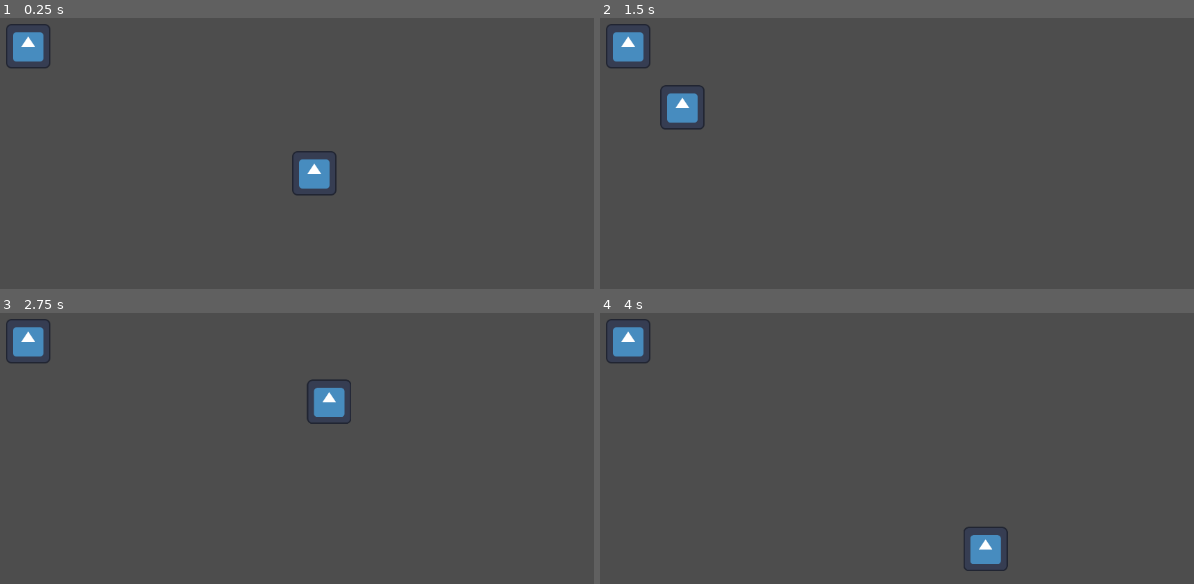
Above: before the commit, frames 1-4 (two rows, left to right).
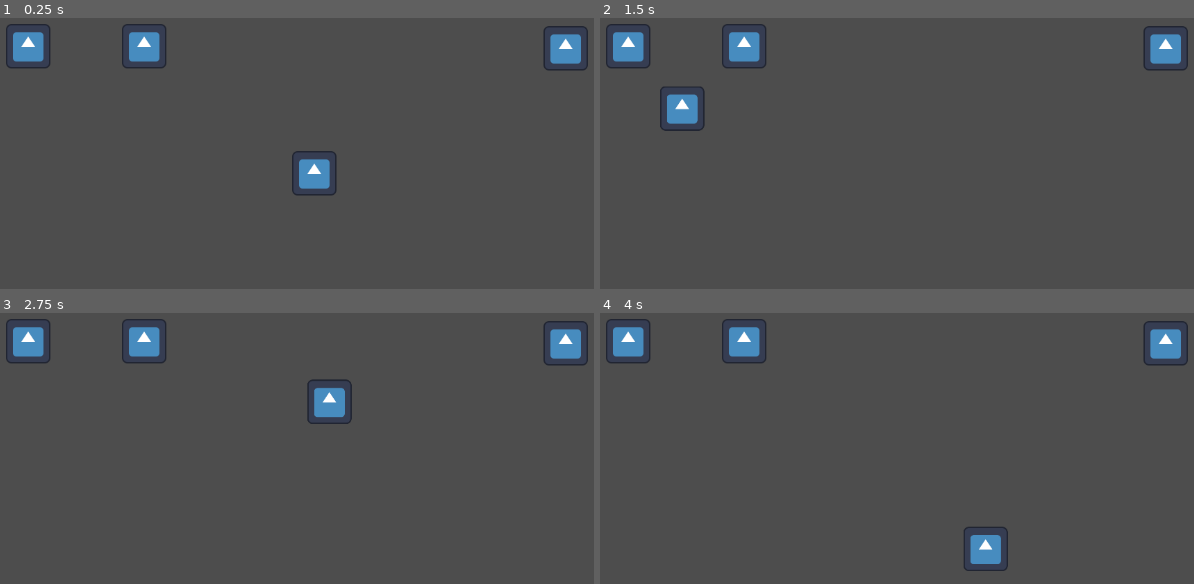
Above: after the commit, the same moments.

Repository: SalarymanDev/piratejam-15
Game: Godot game, scene res://Scenes/Levels/Playgrounds/roberts_playground.tscn
Same seed, same stepped clock (60 frames per second), same inputs: the game is played once before the commit and once after it. This scene is started directly instead of the project's main scene. The engine's default icon, where the game draws it, is replaced by a stand-in: a white triangle on a blue panel in a dark square. Sound files missing from this copy of the repository are replaced by a short silence.
Inputs (mouse positions are in pixels of both pictures, inside the frame that each line leads up to):
- Up to frame 1 (0.25 s): no input
- Up to frame 2 (1.5 s): tap Enter at 0.5 s; move the mouse to (629, 45) at 0.52 s; click (629, 45) at 0.67 s; move the mouse to (754, 196) at 1.27 s; click (754, 196) at 1.42 s
- Up to frame 3 (2.75 s): move the mouse to (392, 369) at 2.02 s; click (392, 369) at 2.17 s
- Up to frame 4 (4 s): move the mouse to (873, 559) at 2.77 s; click (873, 559) at 2.92 s; move the mouse to (1152, 535) at 3.52 s; click (1152, 535) at 3.67 s

The runs differ from the first frame. In frame 1, 1.5% of the frame differs, in the area x 20-99%, y 2-20%; in frame 2, 1.6%, in the area x 10-99%, y 2-42%; in frame 3, 1.5%; in frame 4, 1.5%.

Commit message:
Implemented WasteBin & Added Sounds FX

Diff:
--- /dev/null
+++ b/Components/Audio/AudioComponent.gd
@@ -0,0 +1,15 @@
+extends Node2D
+class_name AudioComponent
+
+@export var audio_clips: Array[AudioStream]
+
+@onready var audio_player: AudioStreamPlayer2D = $AudioStreamPlayer2D
+
+var _rng := RandomNumberGenerator.new()
+
+func _ready() -> void:
+	assert(audio_clips.size() > 0)
+
+func play() -> void:
+	audio_player.stream = audio_clips[_rng.randi_range(0, audio_clips.size() - 1)]
+	audio_player.play()
--- /dev/null
+++ b/Components/Audio/AudioComponent.tscn
@@ -0,0 +1,8 @@
+[gd_scene load_steps=2 format=3 uid="uid://dq3e1l424jqhp"]
+
+[ext_resource type="Script" path="res://Components/Audio/AudioComponent.gd" id="1_t8rad"]
+
+[node name="AudioComponent" type="Node2D"]
+script = ExtResource("1_t8rad")
+
+[node name="AudioStreamPlayer2D" type="AudioStreamPlayer2D" parent="."]
--- a/Components/Carry/CarryComponent.gd
+++ b/Components/Carry/CarryComponent.gd
@@ -3,8 +3,9 @@
 
 @onready var sprite: Sprite2D = $Sprite2D
 
-var _current_item: IngredientResource
+var _current_item: ItemResource
 var _pickup_in_range: PickUpComponent
+var _dropoff_in_range: DropOffComponent
 
 func pickup() -> void:
 	if !_pickup_in_range:
@@ -16,16 +17,29 @@
 	_current_item = _pickup_in_range.pickup()
 	_update_sprite()
 
-
-func drop() -> void:
-	pass
+func dropoff() -> void:
+	if !_dropoff_in_range:
+		return
+	if !_current_item:
+		return
+	if _dropoff_in_range.dropoff(_current_item):
+		_current_item = null
+		_update_sprite()
 
 func _update_sprite() -> void:
-	if _current_item.texture:
+	if !_current_item:
+		sprite.texture = null
+	elif _current_item.texture:
 		sprite.texture = _current_item.texture
 
 func _on_area_entered(area: Area2D) -> void:
-	_pickup_in_range = area
+	if area is PickUpComponent:
+		_pickup_in_range = area
+	elif area is DropOffComponent:
+		_dropoff_in_range = area
 
-func _on_area_exited(_area: Area2D) -> void:
-	_pickup_in_range = null
+func _on_area_exited(area: Area2D) -> void:
+	if area is PickUpComponent:
+		_pickup_in_range = null
+	elif area is DropOffComponent:
+		_dropoff_in_range = null
--- a/Components/Carry/CarryComponent.tscn
+++ b/Components/Carry/CarryComponent.tscn
@@ -4,7 +4,7 @@
 
 [node name="CarryComponent" type="Area2D"]
 collision_layer = 0
-collision_mask = 4
+collision_mask = 12
 monitorable = false
 script = ExtResource("1_xewpf")
 
--- /dev/null
+++ b/Components/DropOff/DropOffComponent.gd
@@ -0,0 +1,16 @@
+extends Area2D
+class_name DropOffComponent
+
+@export var takes_ingredients_component: TakesIngredientComponent
+
+signal drop_off_event(item: ItemResource)
+
+func _ready() -> void:
+	assert(takes_ingredients_component)
+
+func dropoff(item: ItemResource) -> bool:
+	if item is IngredientResource:
+		if takes_ingredients_component.can_take(item as IngredientResource):
+			emit_signal(drop_off_event.get_name(), item)
+			return true
+	return false
--- /dev/null
+++ b/Components/DropOff/DropOffComponent.tscn
@@ -0,0 +1,9 @@
+[gd_scene load_steps=2 format=3 uid="uid://bxqdllqah4k3u"]
+
+[ext_resource type="Script" path="res://Components/DropOff/DropOffComponent.gd" id="1_uoaxb"]
+
+[node name="DropOffComponent" type="Area2D"]
+collision_layer = 8
+collision_mask = 0
+monitoring = false
+script = ExtResource("1_uoaxb")
--- a/Components/FootstepsComponent/FootstepsComponent.gd
+++ b/Components/Footsteps/FootstepsComponent.gd
@@ -2,7 +2,7 @@
 class_name FootstepsComponent
 
 @export var character: CharacterBody2D
-@export var sound_clips: Array[AudioStream]
+@export var audio_clips: Array[AudioStream]
 
 @onready var audio_player: AudioStreamPlayer2D = $AudioStreamPlayer2D
 
@@ -10,7 +10,11 @@
 var _is_moving := false
 
 func _ready() -> void:
-	audio_player.stream = sound_clips[_rng.randi_range(0, sound_clips.size() - 1)]
+	assert(audio_clips.size() > 0)
+
+func _play() -> void:
+	audio_player.stream = audio_clips[_rng.randi_range(0, audio_clips.size() - 1)]
+	audio_player.play()
 
 func _physics_process(_delta: float) -> void:
 	var previous_is_moving := _is_moving
@@ -19,7 +23,7 @@
 		return
 
 	if _is_moving:
-		audio_player.play()
+		_play()
 	else:
 		audio_player.stop()
 
@@ -27,5 +31,4 @@
 func _on_audio_stream_player_2d_finished() -> void:
 	if !_is_moving:
 		return
-	audio_player.stream = sound_clips[_rng.randi_range(0, sound_clips.size() - 1)]
-	audio_player.play()
+	_play()
--- a/Components/FootstepsComponent/FootstepsComponent.tscn
+++ b/Components/Footsteps/FootstepsComponent.tscn
@@ -1,6 +1,6 @@
 [gd_scene load_steps=12 format=3 uid="uid://bke6kyhmr22p2"]
 
-[ext_resource type="Script" path="res://Components/FootstepsComponent/FootstepsComponent.gd" id="1_54uyx"]
+[ext_resource type="Script" path="res://Components/Footsteps/FootstepsComponent.gd" id="1_54uyx"]
 [ext_resource type="AudioStream" uid="uid://cm0dp2tj8mh0r" path="res://Assets/Audio/Footsteps/footstep_concrete_land_01.wav" id="2_5lk2f"]
 [ext_resource type="AudioStream" uid="uid://4uf5golkhpi6" path="res://Assets/Audio/Footsteps/footstep_concrete_land_02.wav" id="3_6objq"]
 [ext_resource type="AudioStream" uid="uid://qseyl3qw2ad6" path="res://Assets/Audio/Footsteps/footstep_concrete_land_03.wav" id="4_bx7ay"]
@@ -14,7 +14,7 @@
 
 [node name="FootstepsComponent" type="Node2D"]
 script = ExtResource("1_54uyx")
-sound_clips = Array[AudioStream]([ExtResource("2_5lk2f"), ExtResource("3_6objq"), ExtResource("4_bx7ay"), ExtResource("5_rtcwh"), ExtResource("6_43syy"), ExtResource("7_qgxrj"), ExtResource("8_f0m3b"), ExtResource("9_4uoq8"), ExtResource("10_fq04k"), ExtResource("11_ooe15")])
+audio_clips = Array[AudioStream]([ExtResource("2_5lk2f"), ExtResource("3_6objq"), ExtResource("4_bx7ay"), ExtResource("5_rtcwh"), ExtResource("6_43syy"), ExtResource("7_qgxrj"), ExtResource("8_f0m3b"), ExtResource("9_4uoq8"), ExtResource("10_fq04k"), ExtResource("11_ooe15")])
 
 [node name="AudioStreamPlayer2D" type="AudioStreamPlayer2D" parent="."]
 
--- a/Components/Interact/InteractComponent.gd
+++ /dev/null
@@ -1,17 +0,0 @@
-extends Area2D
-class_name InteractComponent
-
-var interactable_in_range: InteractableComponent
-
-func interact() -> void:
-	if !interactable_in_range:
-		return
-	interactable_in_range.interact()
-
-
-func _on_area_entered(area: Area2D) -> void:
-	interactable_in_range = area
-
-
-func _on_area_exited(_area: Area2D) -> void:
-	interactable_in_range = null
--- a/Components/Interact/InteractComponent.tscn
+++ /dev/null
@@ -1,12 +0,0 @@
-[gd_scene load_steps=2 format=3 uid="uid://dfw07hfl3c3p0"]
-
-[ext_resource type="Script" path="res://Components/Interact/InteractComponent.gd" id="1_2oi3f"]
-
-[node name="InteractComponent" type="Area2D"]
-collision_layer = 0
-collision_mask = 8
-monitorable = false
-script = ExtResource("1_2oi3f")
-
-[connection signal="area_entered" from="." to="." method="_on_area_entered"]
-[connection signal="area_exited" from="." to="." method="_on_area_exited"]
--- a/Components/Interactable/InteractableComponent.gd
+++ /dev/null
@@ -1,7 +0,0 @@
-extends Area2D
-class_name InteractableComponent
-
-signal interacted
-
-func interact() -> void:
-	emit_signal(interacted.get_name())
--- a/Components/Interactable/InteractableComponent.tscn
+++ /dev/null
@@ -1,9 +0,0 @@
-[gd_scene load_steps=2 format=3 uid="uid://c7mq33jnyrhfh"]
-
-[ext_resource type="Script" path="res://Components/Interactable/InteractableComponent.gd" id="1_ckaym"]
-
-[node name="InteractableComponent" type="Area2D"]
-collision_layer = 8
-collision_mask = 0
-monitoring = false
-script = ExtResource("1_ckaym")
--- a/Components/PickUpComponent/PickUpComponent.gd
+++ b/Components/PickUpComponent/PickUpComponent.gd
@@ -2,6 +2,7 @@
 class_name PickUpComponent
 
 @export var item_component: ItemComponent
+@export var is_swappable: bool = true
 
 signal picked_up_event
 signal item_swapped_event(new_item: ItemResource)
@@ -11,6 +12,8 @@
 	return item_component.item
 
 func swap(new_item: ItemResource) -> ItemResource:
+	if !is_swappable:
+		return new_item
 	var old_item := item_component.item
 	emit_signal(item_swapped_event.get_name(), new_item)
 	return old_item
--- /dev/null
+++ b/Components/TakesIngredients/TakesIngredientsComponent.gd
@@ -0,0 +1,18 @@
+extends Node2D
+class_name TakesIngredientComponent
+
+@export var destroy: bool = false
+@export var takes_ingredients: Array[IngredientResource]
+
+var _ingredients: Array[IngredientResource] = []
+
+func can_take(ingredient: IngredientResource) -> bool:
+	return !_ingredients.has(ingredient)
+
+func take(ingredient: IngredientResource) -> bool:
+	if destroy:
+		return true
+	if !can_take(ingredient):
+		return false
+	_ingredients.append(ingredient)
+	return true
--- /dev/null
+++ b/Components/TakesIngredients/TakesIngredientsComponent.tscn
@@ -0,0 +1,6 @@
+[gd_scene load_steps=2 format=3 uid="uid://ccfrus2lxbs5j"]
+
+[ext_resource type="Script" path="res://Components/TakesIngredients/TakesIngredientsComponent.gd" id="1_28dns"]
+
+[node name="TakesIngredientsComponent" type="Node2D"]
+script = ExtResource("1_28dns")
--- a/Resources/MandrakeRoot.tres
+++ b/Resources/MandrakeRoot.tres
@@ -5,7 +5,7 @@
 
 [resource]
 script = ExtResource("1_o0c2e")
-ingredient = 0
+ingredient = 4
 name = "Mandrake Root"
 description = ""
 texture = ExtResource("1_xg1u2")
--- a/Resources/Salt.tres
+++ b/Resources/Salt.tres
@@ -5,7 +5,7 @@
 
 [resource]
 script = ExtResource("1_jscjs")
-ingredient = 4
+ingredient = 16
 name = "Salt"
 description = "Something salty"
 texture = ExtResource("1_gbive")
--- /dev/null
+++ b/Resources/Water.tres
@@ -0,0 +1,11 @@
+[gd_resource type="Resource" script_class="IngredientResource" load_steps=3 format=3 uid="uid://c7eflg5t1nlmg"]
+
+[ext_resource type="Script" path="res://Scripts/IngredientResource.gd" id="1_quf8l"]
+[ext_resource type="Texture2D" uid="uid://dbff6l4k40kql" path="res://Assets/icon.svg" id="2_mwnt4"]
+
+[resource]
+script = ExtResource("1_quf8l")
+ingredient = 0
+name = "Water"
+description = "Makes things wet."
+texture = ExtResource("2_mwnt4")
--- /dev/null
+++ b/Resources/Wood.tres
@@ -0,0 +1,11 @@
+[gd_resource type="Resource" script_class="IngredientResource" load_steps=3 format=3 uid="uid://jxfx54rchjc2"]
+
+[ext_resource type="Script" path="res://Scripts/IngredientResource.gd" id="1_r6o5a"]
+[ext_resource type="Texture2D" uid="uid://dbff6l4k40kql" path="res://Assets/icon.svg" id="2_xktdy"]
+
+[resource]
+script = ExtResource("1_r6o5a")
+ingredient = 2
+name = "Wood"
+description = "Burns pretty well."
+texture = ExtResource("2_xktdy")
--- a/Scenes/Characters/Player/Player.gd
+++ b/Scenes/Characters/Player/Player.gd
@@ -1,13 +1,12 @@
 extends CharacterBody2D
 
 @onready var navigation_component: NavigationComponent = $NavigationComponent
-@onready var interact_component: InteractComponent = $InteractComponent
 @onready var carry_component: CarryComponent = $CarryComponent
 
 enum Actions {
 	Move,
-	Interact,
 	Pickup,
+	DropOff,
 }
 
 var current_action: Actions = Actions.Move
@@ -25,10 +24,11 @@
 
 	if MouseManager.has_target():
 		var target: Node2D = MouseManager.get_target()
-		var interactable_component: InteractableComponent = target.find_child("InteractableComponent")
-		if interactable_component:
-			current_action = Actions.Interact
-			navigation_component.target_position = interactable_component.global_position
+
+		var dropoff_component: DropOffComponent = target.find_child("DropOffComponent")
+		if dropoff_component:
+			current_action = Actions.DropOff
+			navigation_component.target_position = dropoff_component.global_position
 			return
 
 		var pickup_component: PickUpComponent = target.find_child("PickUpComponent")
@@ -45,8 +45,8 @@
 	match current_action:
 		Actions.Move:
 			return
-		Actions.Interact:
-			interact_component.interact()
+		Actions.DropOff:
+			carry_component.dropoff()
 			return
 		Actions.Pickup:
 			carry_component.pickup()
--- a/Scenes/Characters/Player/Player.tscn
+++ b/Scenes/Characters/Player/Player.tscn
@@ -1,18 +1,14 @@
-[gd_scene load_steps=11 format=3 uid="uid://vax5lodmmg32"]
+[gd_scene load_steps=9 format=3 uid="uid://vax5lodmmg32"]
 
 [ext_resource type="Script" path="res://Scenes/Characters/Player/Player.gd" id="1_s103t"]
 [ext_resource type="Texture2D" uid="uid://dbff6l4k40kql" path="res://Assets/icon.svg" id="1_xqthd"]
 [ext_resource type="PackedScene" uid="uid://c755fytkpll47" path="res://Components/Navigation/NavigationComponent.tscn" id="2_h3dnl"]
 [ext_resource type="PackedScene" uid="uid://c8u7rgo3wcuap" path="res://Components/ZIndex/ZIndexComponent.tscn" id="4_dhsgm"]
-[ext_resource type="PackedScene" uid="uid://dfw07hfl3c3p0" path="res://Components/Interact/InteractComponent.tscn" id="5_n7gw1"]
-[ext_resource type="PackedScene" uid="uid://bke6kyhmr22p2" path="res://Components/FootstepsComponent/FootstepsComponent.tscn" id="6_bip3d"]
+[ext_resource type="PackedScene" uid="uid://bke6kyhmr22p2" path="res://Components/Footsteps/FootstepsComponent.tscn" id="5_osyoa"]
 [ext_resource type="PackedScene" uid="uid://8l2i7tg7bfud" path="res://Components/Carry/CarryComponent.tscn" id="7_81dmu"]
 
 [sub_resource type="CircleShape2D" id="CircleShape2D_2cp0n"]
 radius = 35.0
-
-[sub_resource type="CircleShape2D" id="CircleShape2D_sf4cs"]
-radius = 34.2345
 
 [sub_resource type="CircleShape2D" id="CircleShape2D_lm263"]
 radius = 54.0093
@@ -39,12 +35,7 @@
 [node name="ZIndexComponent" parent="." instance=ExtResource("4_dhsgm")]
 is_static = false
 
-[node name="InteractComponent" parent="." instance=ExtResource("5_n7gw1")]
-
-[node name="CollisionShape2D" type="CollisionShape2D" parent="InteractComponent"]
-shape = SubResource("CircleShape2D_sf4cs")
-
-[node name="FootstepsComponent" parent="." node_paths=PackedStringArray("character") instance=ExtResource("6_bip3d")]
+[node name="FootstepsComponent" parent="." node_paths=PackedStringArray("character") instance=ExtResource("5_osyoa")]
 character = NodePath("..")
 
 [node name="CarryComponent" parent="." instance=ExtResource("7_81dmu")]
--- a/Scenes/Equipment/IngredientSpawner/IngredientSpawner.gd
+++ b/Scenes/Equipment/IngredientSpawner/IngredientSpawner.gd
@@ -3,8 +3,10 @@
 
 @export var ingredient: IngredientResource
 @export var texture: Texture2D
+@export var audio_clips: Array[AudioStream]
 
 @onready var item_component: ItemComponent = $ItemComponent
+@onready var audio_component: AudioComponent = $AudioComponent
 @onready var sprite: Sprite2D = $Sprite2D
 
 func _ready() -> void:
@@ -12,9 +14,14 @@
 		item_component.item = ingredient
 	if texture:
 		sprite.texture = texture
+	if audio_clips:
+		audio_component.audio_clips = audio_clips
 
 func _process(_delta: float) -> void:
 	if not Engine.is_editor_hint():
 		return
 	if sprite.texture != texture:
 		sprite.texture = texture
+
+func _on_picked_up_event() -> void:
+	audio_component.play()
--- a/Scenes/Equipment/IngredientSpawner/IngredientSpawner.tscn
+++ b/Scenes/Equipment/IngredientSpawner/IngredientSpawner.tscn
@@ -1,10 +1,15 @@
-[gd_scene load_steps=9 format=3 uid="uid://i8qelg4ew3me"]
+[gd_scene load_steps=14 format=3 uid="uid://i8qelg4ew3me"]
 
 [ext_resource type="Script" path="res://Scenes/Equipment/IngredientSpawner/IngredientSpawner.gd" id="1_kx42m"]
 [ext_resource type="PackedScene" uid="uid://kp38v1bep0br" path="res://Components/Clickable/ClickableComponent.tscn" id="3_yv8nr"]
 [ext_resource type="PackedScene" uid="uid://c8u7rgo3wcuap" path="res://Components/ZIndex/ZIndexComponent.tscn" id="4_f0v16"]
+[ext_resource type="PackedScene" uid="uid://dq3e1l424jqhp" path="res://Components/Audio/AudioComponent.tscn" id="6_6w6ge"]
 [ext_resource type="PackedScene" uid="uid://bmqjfcq75klgl" path="res://Components/PickUpComponent/PickUpComponent.tscn" id="6_bk5or"]
 [ext_resource type="PackedScene" uid="uid://ct1u42fmqi8je" path="res://Components/Item/ItemComponent.tscn" id="6_pf1xn"]
+[ext_resource type="AudioStream" uid="uid://c477w32xyxrp3" path="res://Assets/Audio/Pickup/Voice Approve 1.mp3" id="7_e6anw"]
+[ext_resource type="AudioStream" uid="uid://c18ej5t3j318i" path="res://Assets/Audio/Pickup/Voice Approve 2.mp3" id="8_3qu16"]
+[ext_resource type="AudioStream" uid="uid://csjpnggyaespi" path="res://Assets/Audio/Pickup/Voice Approve 4.mp3" id="9_luoah"]
+[ext_resource type="AudioStream" uid="uid://olyvpg6sd8ji" path="res://Assets/Audio/Pickup/Voice Approve 5.mp3" id="10_ds5oq"]
 
 [sub_resource type="RectangleShape2D" id="RectangleShape2D_flrha"]
 size = Vector2(65, 13)
@@ -35,9 +40,15 @@
 [node name="ItemComponent" parent="." instance=ExtResource("6_pf1xn")]
 
 [node name="PickUpComponent" parent="." node_paths=PackedStringArray("item_component") instance=ExtResource("6_bk5or")]
-position = Vector2(0, 43)
+position = Vector2(2.08165e-12, 45)
 item_component = NodePath("../ItemComponent")
+is_swappable = false
 
 [node name="CollisionShape2D" type="CollisionShape2D" parent="PickUpComponent"]
 position = Vector2(2.08165e-12, 2.08165e-12)
 shape = SubResource("CircleShape2D_0mwnx")
+
+[node name="AudioComponent" parent="." instance=ExtResource("6_6w6ge")]
+audio_clips = Array[AudioStream]([ExtResource("7_e6anw"), ExtResource("8_3qu16"), ExtResource("9_luoah"), ExtResource("10_ds5oq")])
+
+[connection signal="picked_up_event" from="PickUpComponent" to="." method="_on_picked_up_event"]
--- /dev/null
+++ b/Scenes/Equipment/WasteBin/WasteBin.tscn
@@ -0,0 +1,43 @@
+[gd_scene load_steps=10 format=3 uid="uid://dcdulbgx7vrmp"]
+
+[ext_resource type="Texture2D" uid="uid://dbff6l4k40kql" path="res://Assets/icon.svg" id="1_08phf"]
+[ext_resource type="PackedScene" uid="uid://ccfrus2lxbs5j" path="res://Components/TakesIngredients/TakesIngredientsComponent.tscn" id="2_fsn1q"]
+[ext_resource type="Resource" uid="uid://c7eflg5t1nlmg" path="res://Resources/Water.tres" id="3_askji"]
+[ext_resource type="Resource" uid="uid://jxfx54rchjc2" path="res://Resources/Wood.tres" id="4_vg5xj"]
+[ext_resource type="PackedScene" uid="uid://bxqdllqah4k3u" path="res://Components/DropOff/DropOffComponent.tscn" id="5_ghsf5"]
+[ext_resource type="PackedScene" uid="uid://kp38v1bep0br" path="res://Components/Clickable/ClickableComponent.tscn" id="6_0j8fe"]
+
+[sub_resource type="RectangleShape2D" id="RectangleShape2D_rsmjj"]
+size = Vector2(65, 13)
+
+[sub_resource type="CircleShape2D" id="CircleShape2D_1wxfm"]
+radius = 20.0
+
+[sub_resource type="RectangleShape2D" id="RectangleShape2D_ix467"]
+size = Vector2(60, 60)
+
+[node name="WasteBin" type="StaticBody2D"]
+
+[node name="Sprite2D" type="Sprite2D" parent="."]
+scale = Vector2(0.5, 0.5)
+texture = ExtResource("1_08phf")
+
+[node name="CollisionShape2D" type="CollisionShape2D" parent="."]
+position = Vector2(0, 0.5)
+shape = SubResource("RectangleShape2D_rsmjj")
+
+[node name="TakesIngredientsComponent" parent="." instance=ExtResource("2_fsn1q")]
+destroy = true
+takes_ingredients = Array[Resource("res://Scripts/IngredientResource.gd")]([ExtResource("3_askji"), ExtResource("4_vg5xj")])
+
+[node name="DropOffComponent" parent="." node_paths=PackedStringArray("takes_ingredients_component") instance=ExtResource("5_ghsf5")]
+position = Vector2(2.08165e-12, 45)
+takes_ingredients_component = NodePath("../TakesIngredientsComponent")
+
+[node name="CollisionShape2D" type="CollisionShape2D" parent="DropOffComponent"]
+shape = SubResource("CircleShape2D_1wxfm")
+
+[node name="ClickableComponent" parent="." instance=ExtResource("6_0j8fe")]
+
+[node name="CollisionShape2D" type="CollisionShape2D" parent="ClickableComponent"]
+shape = SubResource("RectangleShape2D_ix467")
--- a/Scenes/Levels/Playgrounds/roberts_playground.tscn
+++ b/Scenes/Levels/Playgrounds/roberts_playground.tscn
@@ -1,13 +1,24 @@
-[gd_scene load_steps=7 format=3 uid="uid://cl8ci2gqvsxgy"]
+[gd_scene load_steps=18 format=3 uid="uid://cl8ci2gqvsxgy"]
 
 [ext_resource type="PackedScene" uid="uid://i8qelg4ew3me" path="res://Scenes/Equipment/IngredientSpawner/IngredientSpawner.tscn" id="1_6rkv5"]
 [ext_resource type="PackedScene" uid="uid://vax5lodmmg32" path="res://Scenes/Characters/Player/Player.tscn" id="1_p1yvi"]
+[ext_resource type="Resource" uid="uid://c7eflg5t1nlmg" path="res://Resources/Water.tres" id="2_byf1s"]
 [ext_resource type="Texture2D" uid="uid://dbff6l4k40kql" path="res://Assets/icon.svg" id="3_b03pp"]
-[ext_resource type="Resource" uid="uid://drq72ptn3p5qi" path="res://Resources/Salt.tres" id="4_nfqsn"]
+[ext_resource type="AudioStream" uid="uid://6new5iw0ls2p" path="res://Assets/Audio/Water/Potion - Use 4.mp3" id="4_335nv"]
+[ext_resource type="Resource" uid="uid://jxfx54rchjc2" path="res://Resources/Wood.tres" id="4_wf4qe"]
+[ext_resource type="AudioStream" uid="uid://dnqiei5ha5vtv" path="res://Assets/Audio/Water/Potion - Use 5.mp3" id="5_l64tn"]
+[ext_resource type="AudioStream" uid="uid://c5kvoixcipgrx" path="res://Assets/Audio/Water/Potion - Use 7.mp3" id="6_i3r5l"]
+[ext_resource type="AudioStream" uid="uid://brad86wgmqlrn" path="res://Assets/Audio/Water/Potion - Use 8.mp3" id="7_mlio6"]
+[ext_resource type="AudioStream" uid="uid://ckowa560vqcxd" path="res://Assets/Audio/Water/Potion - Use 9.mp3" id="8_4j7jg"]
+[ext_resource type="AudioStream" uid="uid://c477w32xyxrp3" path="res://Assets/Audio/Pickup/Voice Approve 1.mp3" id="10_6wjal"]
+[ext_resource type="AudioStream" uid="uid://c18ej5t3j318i" path="res://Assets/Audio/Pickup/Voice Approve 2.mp3" id="11_4y58v"]
+[ext_resource type="AudioStream" uid="uid://csjpnggyaespi" path="res://Assets/Audio/Pickup/Voice Approve 4.mp3" id="12_qpgew"]
+[ext_resource type="AudioStream" uid="uid://olyvpg6sd8ji" path="res://Assets/Audio/Pickup/Voice Approve 5.mp3" id="13_0wbd7"]
+[ext_resource type="PackedScene" uid="uid://dcdulbgx7vrmp" path="res://Scenes/Equipment/WasteBin/WasteBin.tscn" id="14_5f5si"]
 
 [sub_resource type="NavigationPolygon" id="NavigationPolygon_jmj5o"]
-vertices = PackedVector2Array(510, -194, 505, 256, -509, 256, -510, -2, -510, -260, 510, -260)
-polygons = Array[PackedInt32Array]([PackedInt32Array(0, 1, 2, 3, 4, 5)])
+vertices = PackedVector2Array(510, -194, 505, 256, 425, -143, 425, -216, 510, -260, -510, -260, 300, -216, -183, -219, -509, 256, 300, -143, -183, -146, -510, -2, -308, -146, -350, -146, -475, -146, -475, -219, -308, -219, -350, -219)
+polygons = Array[PackedInt32Array]([PackedInt32Array(0, 1, 2, 3, 4), PackedInt32Array(5, 4, 3, 6, 7), PackedInt32Array(2, 1, 8, 9), PackedInt32Array(10, 6, 9, 8, 11), PackedInt32Array(12, 10, 11), PackedInt32Array(13, 12, 11), PackedInt32Array(14, 13, 11), PackedInt32Array(14, 11, 5, 15), PackedInt32Array(6, 10, 7), PackedInt32Array(5, 7, 16), PackedInt32Array(16, 12, 13, 17), PackedInt32Array(5, 16, 17), PackedInt32Array(5, 17, 15)])
 outlines = Array[PackedVector2Array]([PackedVector2Array(-541, -291, -539, 287, 535, 286, 541, -291)])
 source_geometry_group_name = &"navigation_polygon_source_group"
 agent_radius = 30.0
@@ -20,10 +31,17 @@
 position = Vector2(575, 323)
 navigation_polygon = SubResource("NavigationPolygon_jmj5o")
 
-[node name="IngredientSpawner" parent="NavigationRegion2D" instance=ExtResource("1_6rkv5")]
+[node name="Well" parent="NavigationRegion2D" instance=ExtResource("1_6rkv5")]
 position = Vector2(-412, -183)
-ingredient = ExtResource("4_nfqsn")
+ingredient = ExtResource("2_byf1s")
 texture = ExtResource("3_b03pp")
+audio_clips = Array[AudioStream]([ExtResource("4_335nv"), ExtResource("5_l64tn"), ExtResource("6_i3r5l"), ExtResource("7_mlio6"), ExtResource("8_4j7jg")])
+
+[node name="FirewoodPile" parent="NavigationRegion2D" instance=ExtResource("1_6rkv5")]
+position = Vector2(-245, -183)
+ingredient = ExtResource("4_wf4qe")
+texture = ExtResource("3_b03pp")
+audio_clips = Array[AudioStream]([ExtResource("10_6wjal"), ExtResource("11_4y58v"), ExtResource("12_qpgew"), ExtResource("13_0wbd7")])
 
 [node name="WallWest" type="StaticBody2D" parent="NavigationRegion2D"]
 position = Vector2(-550, 1)
@@ -57,5 +75,8 @@
 [node name="CollisionShape2D" type="CollisionShape2D" parent="NavigationRegion2D/WallNorth"]
 shape = SubResource("RectangleShape2D_ut1c4")
 
+[node name="WasteBin" parent="NavigationRegion2D" instance=ExtResource("14_5f5si")]
+position = Vector2(362, -180)
+
 [node name="Player" parent="." instance=ExtResource("1_p1yvi")]
 position = Vector2(575, 323)
--- a/Scripts/Enums.gd
+++ b/Scripts/Enums.gd
@@ -1,7 +1,9 @@
 class_name Enums
 
 enum Ingredients {
-	MandrakeRoot = 1,
-	Wolfsbane = 2,
-	Salt = 4
+	Water = 1,
+	Wood = 2,
+	MandrakeRoot = 4,
+	Wolfsbane = 8,
+	Salt = 16,
 }
--- a/project.godot
+++ b/project.godot
@@ -45,8 +45,8 @@
 
 2d_physics/layer_1="Player"
 2d_physics/layer_2="StaticObject"
-2d_physics/layer_3="Item"
-2d_physics/layer_4="Interactable"
+2d_physics/layer_3="PickUp"
+2d_physics/layer_4="DropOff"
 
 [rendering]
 
Not shown, added: Assets/Audio/Pickup/Voice Approve 1.mp3.import
Not shown, added: Assets/Audio/Pickup/Voice Approve 2.mp3.import
Not shown, added: Assets/Audio/Pickup/Voice Approve 4.mp3.import
Not shown, added: Assets/Audio/Pickup/Voice Approve 5.mp3.import
Not shown, added: Assets/Audio/Sell/Voice Approve 3.mp3.import
Not shown, added: Assets/Audio/Water/Potion - Use 4.mp3.import
Not shown, added: Assets/Audio/Water/Potion - Use 5.mp3.import
Not shown, added: Assets/Audio/Water/Potion - Use 7.mp3.import
Not shown, added: Assets/Audio/Water/Potion - Use 8.mp3.import
Not shown, added: Assets/Audio/Water/Potion - Use 9.mp3.import
Binary file added: Assets/Sprites/barrel.png
Not shown, added: Assets/Sprites/barrel.png.import
(and 26 more such lines)
